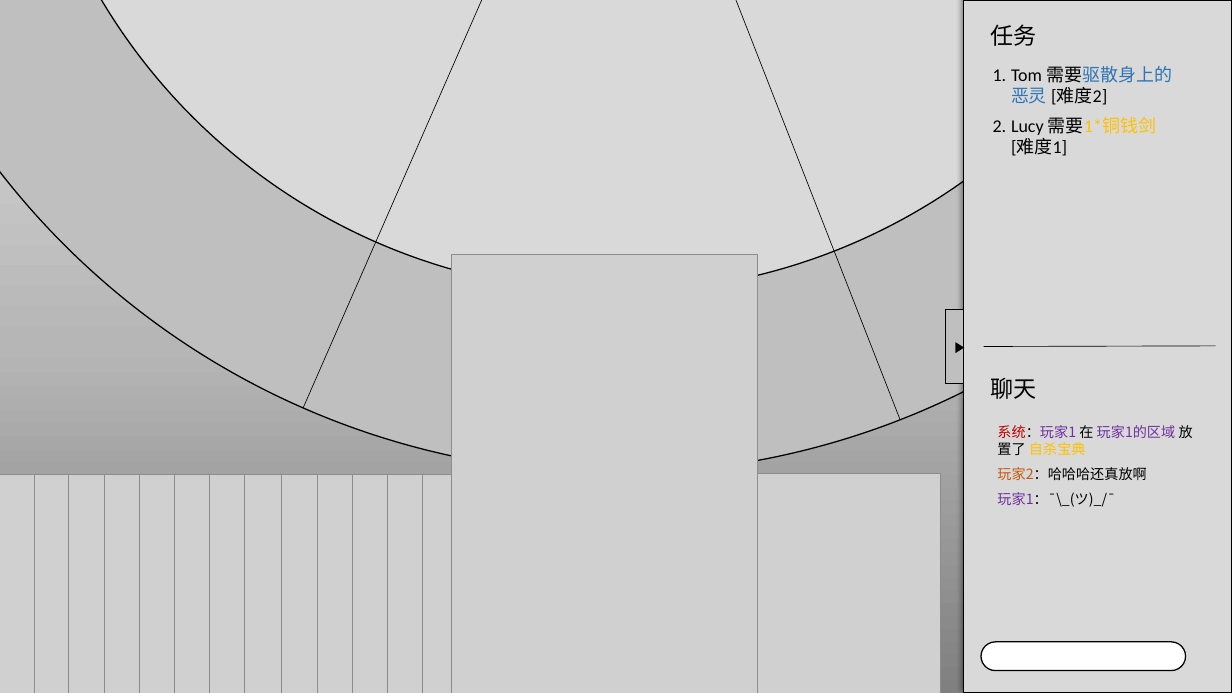
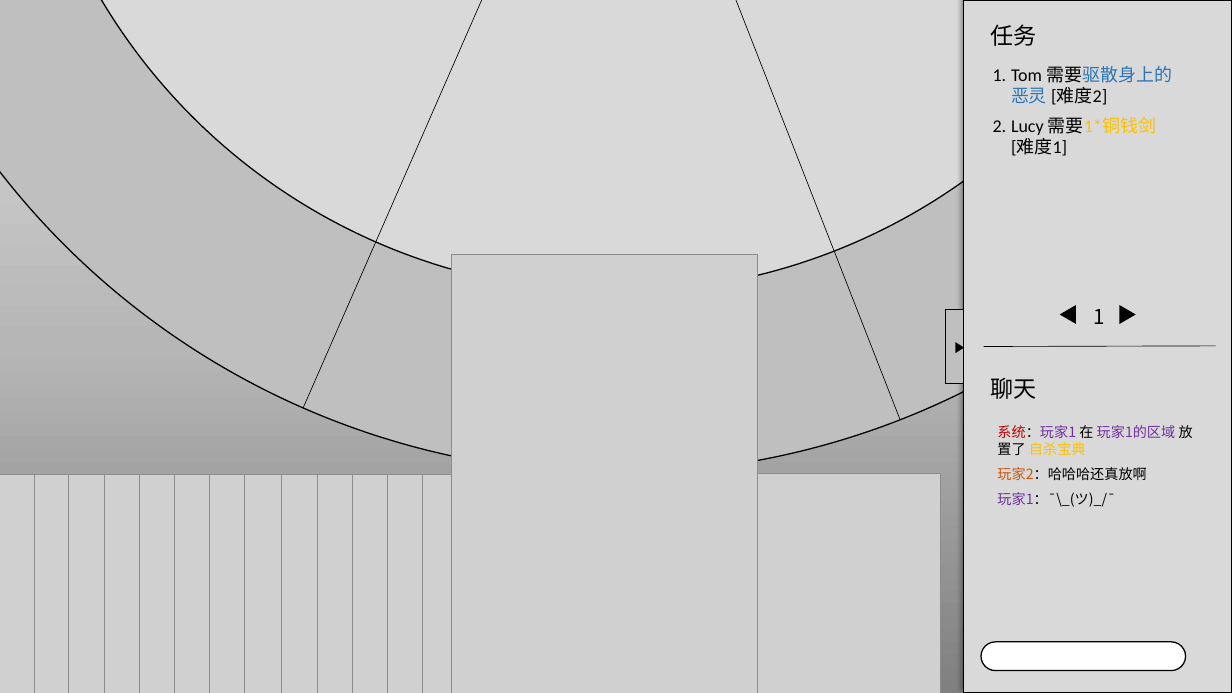
Before and after one commit to Cynthia7979/The-Prophesy-War, a slide deck: slide 6 of Board_Display.pptx. Drawn at 1232x693 pixels with LibreOffice and Linux fonts; fonts in the diff are those of the drawing; grey boxes stand for pictures. Boxes give left, top, right and bottom in pixels: in the first picture for what was removed or moved away, otherwise in the second. Text is boxed around its words. In the diff, an @@ line names an element or a change of style, - is before the commit and + after.

```diff
--- a/Board_Display.pptx
+++ b/Board_Display.pptx
@@ triangle added at <box>1061,307,1076,323</box>, fill #000000, outline #000000 1 pt @@
@@ text added at <box>1094,309,1105,324</box>, 16 pt, text #000000 @@
+1
@@ triangle added at <box>1120,307,1135,323</box>, fill #000000, outline #000000 1 pt @@
```
Also in this commit, not shown: 2 other slides changed, 3 other files.
